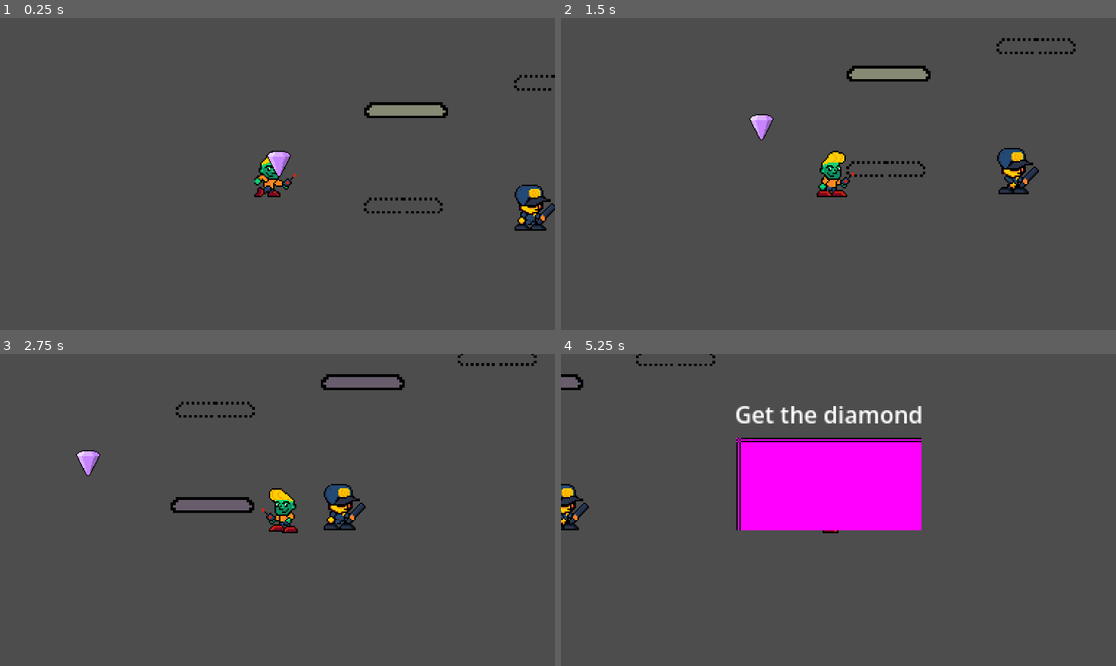
Above: before the commit, frames 1-4 (two rows, left to right).
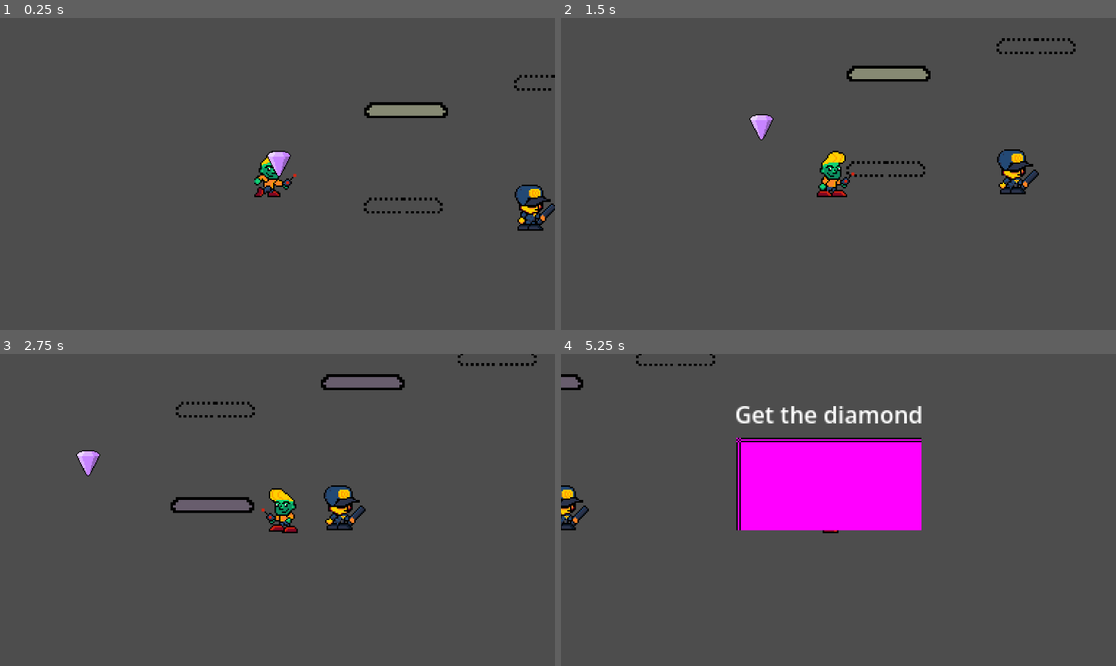
Above: after the commit, the same moments.

Repository: noble-squared/Colorado-Game-Jam
Game: Godot game, scene res://Scenes/game.tscn
Two runs of this game, one before a commit and one after it. Both use one fixed random seed, a clock stepped at 60 frames per second and the inputs below.
Inputs:
- Up to frame 1 (0.25 s): no input
- Up to frame 2 (1.5 s): hold D (Right) from 0.53 s (still down); tap Space (SwapTime) at 0.6, 1.35 s; tap W (Jump) at 0.77 s
- Up to frame 3 (2.75 s): tap W (Jump) at 1.52 s; release D (Right) at 2.03 s; hold A (Left) from 2.03 s (still down); tap Space (SwapTime) at 2.1 s
- Up to frame 4 (5.25 s): release A (Left) at 2.78 s; hold D (Right) 2.78-4.28 s; tap Space (SwapTime) every 0.75 s from 2.85 to 5.1 s; tap W (Jump) at 3.02, 3.77, 4.52 s; hold A (Left) 4.28-5.03 s; hold D (Right) from 5.03 s (still down)

The runs differ from the first frame. In frame 1, less than 0.1% of the frame differs, in the area x 92-99%, y 65-69%; in frame 2, 0.5%; in frame 3, 0.5%, in the area x 58-66%, y 41-57%; in frame 4, 0.3%.

Commit message:
Added guard stationary animation

Diff:
--- a/Scenes/guard.tscn
+++ b/Scenes/guard.tscn
@@ -2,6 +2,7 @@
 
 [ext_resource type="Script" uid="uid://bjdykkxubwt17" path="res://Scripts/guard.gd" id="1_p570l"]
 [ext_resource type="Texture2D" uid="uid://dywk5p5vdgiv1" path="res://assets/art/Guard-Sheet.png" id="2_smm0d"]
+[ext_resource type="Texture2D" uid="uid://br75be14u26k2" path="res://assets/art/Guard_Stationary-Sheet.png" id="3_cnet1"]
 
 [sub_resource type="CapsuleShape2D" id="CapsuleShape2D_5g5w7"]
 
@@ -37,13 +38,13 @@
 atlas = ExtResource("2_smm0d")
 region = Rect2(224, 0, 32, 32)
 
-[sub_resource type="AtlasTexture" id="AtlasTexture_smm0d"]
-atlas = ExtResource("2_smm0d")
+[sub_resource type="AtlasTexture" id="AtlasTexture_xva2a"]
+atlas = ExtResource("3_cnet1")
 region = Rect2(0, 0, 32, 32)
 
-[sub_resource type="AtlasTexture" id="AtlasTexture_xva2a"]
-atlas = ExtResource("2_smm0d")
-region = Rect2(128, 0, 32, 32)
+[sub_resource type="AtlasTexture" id="AtlasTexture_jmm34"]
+atlas = ExtResource("3_cnet1")
+region = Rect2(32, 0, 32, 32)
 
 [sub_resource type="SpriteFrames" id="SpriteFrames_xva2a"]
 animations = [{
@@ -78,14 +79,14 @@
 }, {
 "frames": [{
 "duration": 1.0,
-"texture": SubResource("AtlasTexture_smm0d")
+"texture": SubResource("AtlasTexture_xva2a")
 }, {
 "duration": 1.0,
-"texture": SubResource("AtlasTexture_xva2a")
+"texture": SubResource("AtlasTexture_jmm34")
 }],
 "loop": true,
 "name": &"stationary",
-"speed": 1.0
+"speed": 2.0
 }]
 
 [node name="Guard" type="Area2D" unique_id=1314558136]
--- a/Scripts/guard.gd
+++ b/Scripts/guard.gd
@@ -47,7 +47,7 @@
 	currPoint += 1 if (direction == Direction.Forward) else -1
 	if (currPoint >= targetPath.curve.point_count):
 		if (loop):
-			currPoint = 0
+			currPoint = 1
 		else:
 			currPoint = targetPath.curve.point_count - 2
 			direction = Direction.Backward
@@ -55,7 +55,7 @@
 		if (loop):
 			currPoint = targetPath.curve.point_count - 2
 		else:
-			currPoint = 0
+			currPoint = 1
 			direction = Direction.Forward
 	currState = State.Walking
 	sprite.play("moving")
Binary file added: assets/art/Guard_Stationary-Sheet.png
Not shown, added: assets/art/Guard_Stationary-Sheet.png.import
